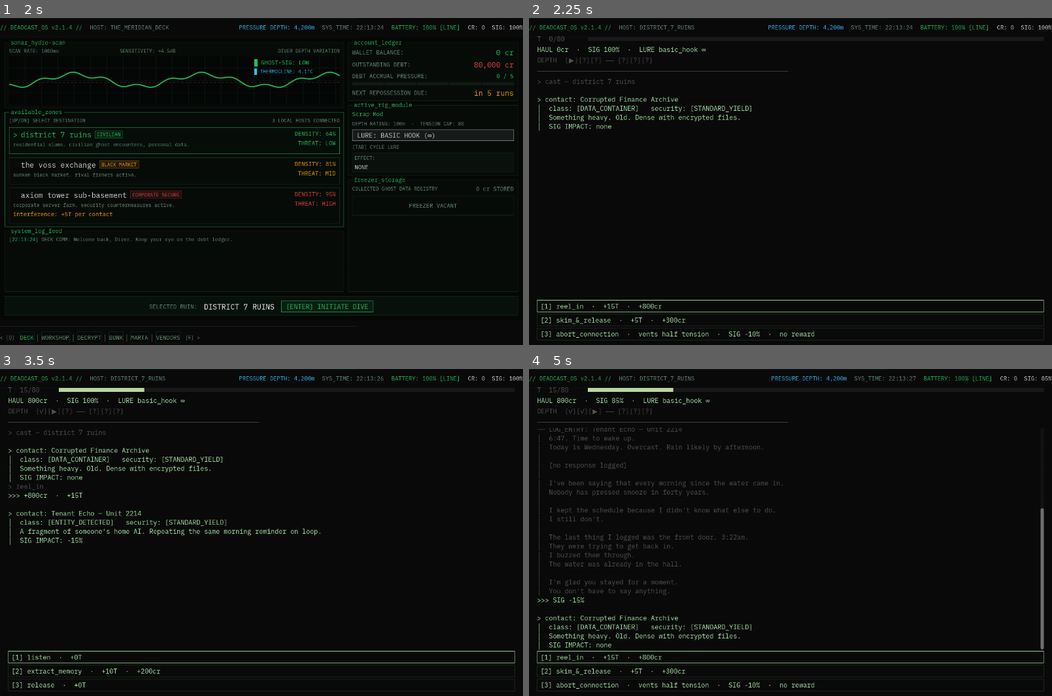
Above: before the commit, frames 1-4 (two rows, left to right).
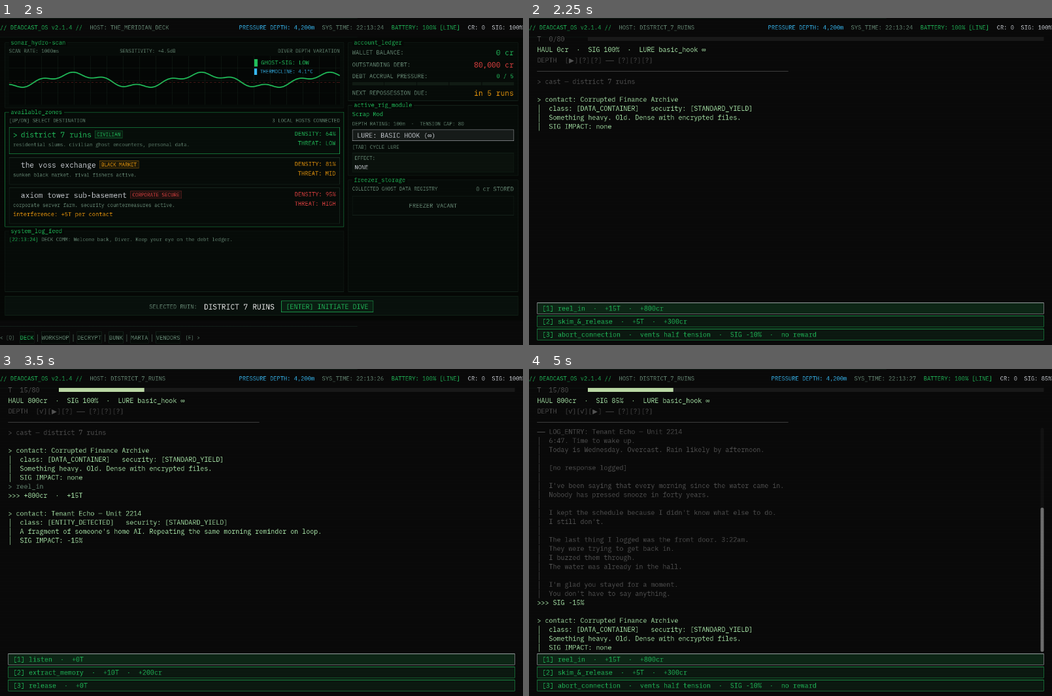
Above: after the commit, the same moments.

Repository: Teeohbee/deadcast
Game: Godot game, scene res://scenes/title_screen/TitleScreen.tscn
Same seed, same stepped clock (60 frames per second), same inputs: the game is played once before the commit and once after it.
Inputs (mouse positions are in pixels of both pictures, inside the frame that each line leads up to):
- Up to frame 1 (2 s): click "new game" at 0.5 s; tap Enter at 1.25 s; move the mouse to (376, 165) at 1.27 s; hold Tab (cycle_lure) from 1.28 s (still down); click (376, 165) at 1.42 s
- Up to frame 2 (2.25 s): release Tab (cycle_lure) at 2 s; click "[ENTER] INITIATE DIVE" at 2 s
- Up to frame 3 (3.5 s): click "[1] reel_in · +15T · +800cr" at 2.75 s
- Up to frame 4 (5 s): click "[1] listen · +0T" at 3.5 s; click "[CONTINUE →]" at 4.25 s

Frame 1 is identical in both runs. In frame 2, 5.1% of the frame differs, in the area x 1-99%, y 86-99%; in frame 3, 4.8%; in frame 4, 8.6%, in the area x 1-99%, y 18-99%.

Commit message:
refactor: reskin SessionLog to DeckStyle

Diff:
--- a/scenes/dive_run/SessionLog.gd
+++ b/scenes/dive_run/SessionLog.gd
@@ -12,7 +12,7 @@
 var glitch_intensity: float = 0.0
 
 func _ready() -> void:
-	self.theme = UIStyle.get_theme()
+	pass
 
 func log_line(text: String, color: Color) -> void:
 	var display := TextFX.corrupt(text, glitch_intensity)
@@ -27,7 +27,7 @@
 		btn.text = labels[i]
 		btn.focus_mode = Control.FOCUS_ALL
 		btn.alignment = HORIZONTAL_ALIGNMENT_LEFT
-		UIStyle.apply_button(btn)
+		DeckStyle.apply_action_button(btn)
 		var idx := i
 		btn.pressed.connect(func() -> void: _choice_made.emit(idx))
 		live_block.add_child(btn)
@@ -36,7 +36,7 @@
 	var index: int = await _choice_made
 	clear_live()
 	if index < echoes.size() and echoes[index] != "":
-		log_line("> %s" % echoes[index], UIStyle.COL_DIM)
+		log_line("> %s" % echoes[index], DeckStyle.DIM)
 	return index
 
 func present_continue() -> void:
@@ -44,7 +44,7 @@
 	var btn := Button.new()
 	btn.text = "[CONTINUE →]"
 	btn.focus_mode = Control.FOCUS_ALL
-	UIStyle.apply_button(btn)
+	DeckStyle.apply_action_button(btn)
 	btn.pressed.connect(func() -> void: _choice_made.emit(0))
 	live_block.add_child(btn)
 	btn.grab_focus()
